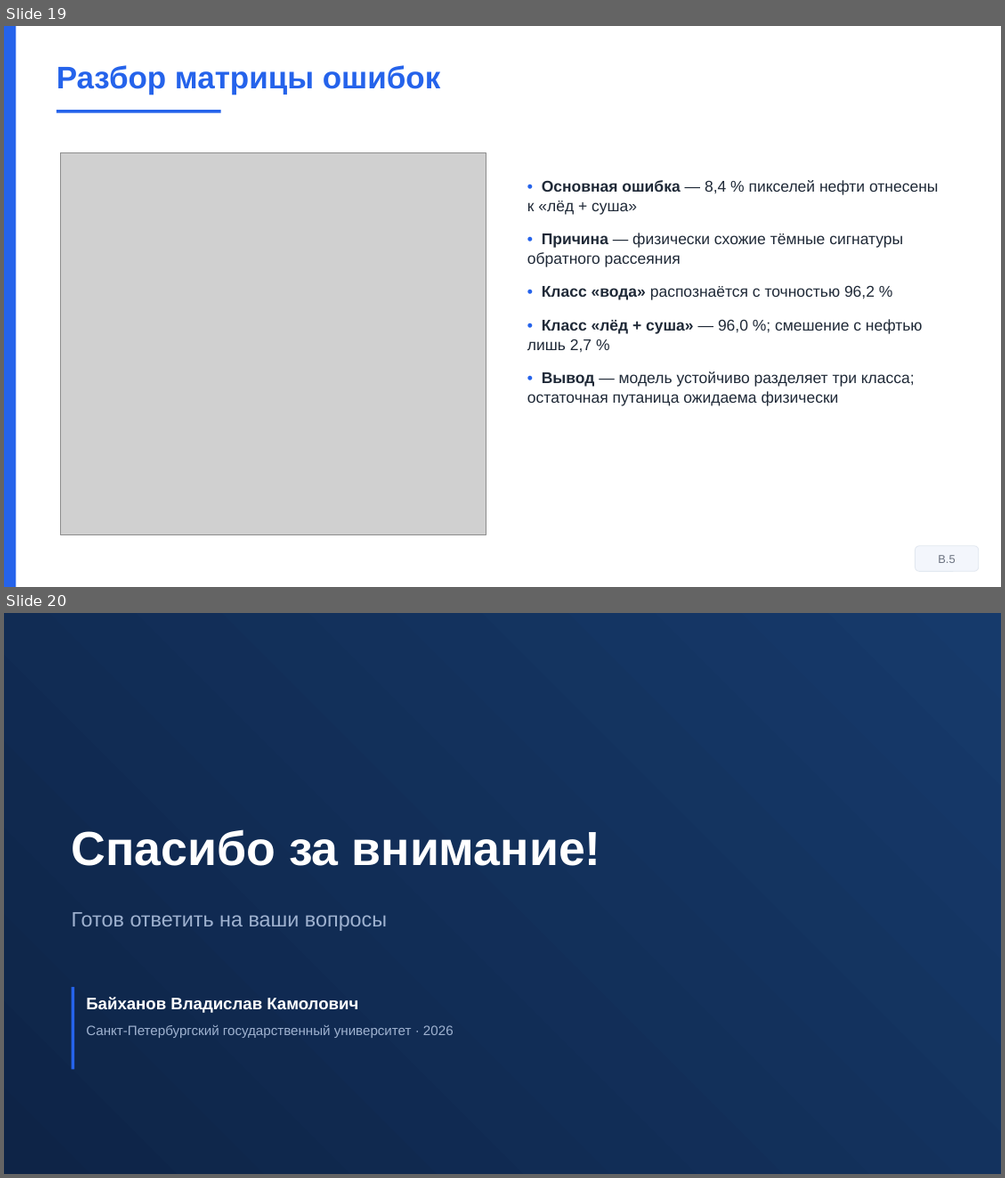
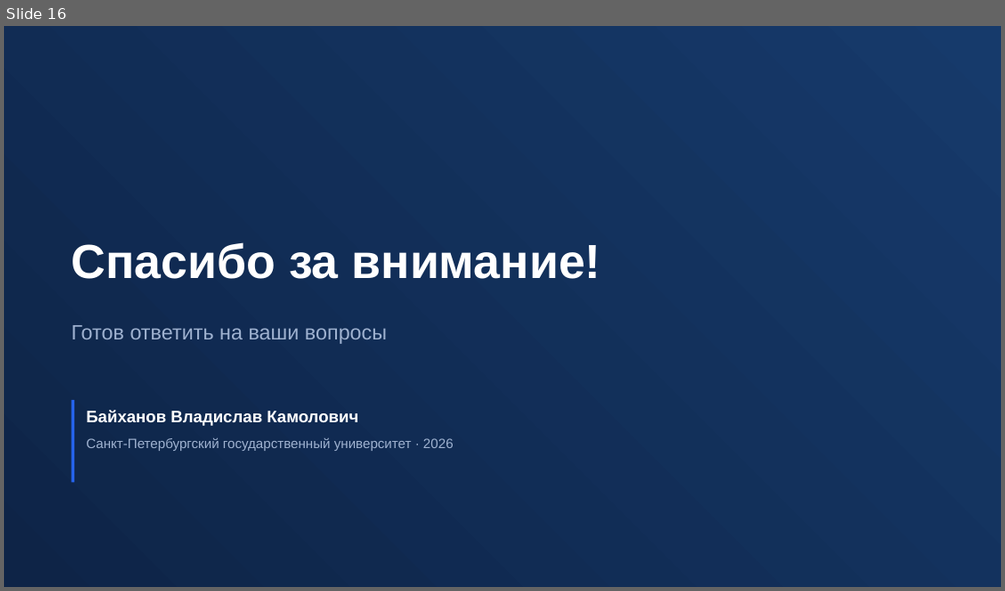
Before and after one commit to Confucius-hub/spbu_db_hw, a slide deck: thesis/vkr_final/Презентация_Финал_Байханов_2026.pptx. Shown one above the other, each under a label of ours: slides 19 and 20 before the commit, slide 16 after it. The pictures are 1005x1178 and 1005x591 pixels, drawn with LibreOffice and Linux fonts; fonts in the diff are those of the drawing; grey boxes stand for pictures. Boxes give left, top, right and bottom in pixels: in the first picture for what was removed or moved away, otherwise in the second. Text is boxed around its words. In the diff, an @@ line names an element or a change of style, - is before the commit and + after.

```diff
--- a/thesis/vkr_final/Презентация_Финал_Байханов_2026.pptx
+++ b/thesis/vkr_final/Презентация_Финал_Байханов_2026.pptx
@@ slide 19 removed at box(4, 26, 1001, 587), background #FFFFFF @@
@@ rectangle removed at box(4, 26, 16, 587) @@
@@ text removed at box(57, 65, 440, 95) @@
-Разбор матрицы ошибок
@@ rectangle removed at box(57, 110, 221, 112) @@
@@ picture removed at box(61, 153, 486, 534) @@
@@ text removed at box(527, 180, 938, 406) @@
-• Основная ошибка — 8,4 % пикселей нефти отнесены к «лёд + суша»
-• Причина — физически схожие тёмные сигнатуры обратного рассеяния
-• Класс «вода» распознаётся с точностью 96,2 %
-• Класс «лёд + суша» — 96,0 %; смешение с нефтью лишь 2,7 %
-• Вывод — модель устойчиво разделяет три класса; остаточная путаница ожидаема физически
@@ rounded rectangle removed at box(914, 546, 979, 572) @@
-В.5
@@ what was slide 20 is now slide 16 @@
```
Also in this commit, not shown: 9 slides changed, 2 slides added, 5 other slides removed, 5 other files.
